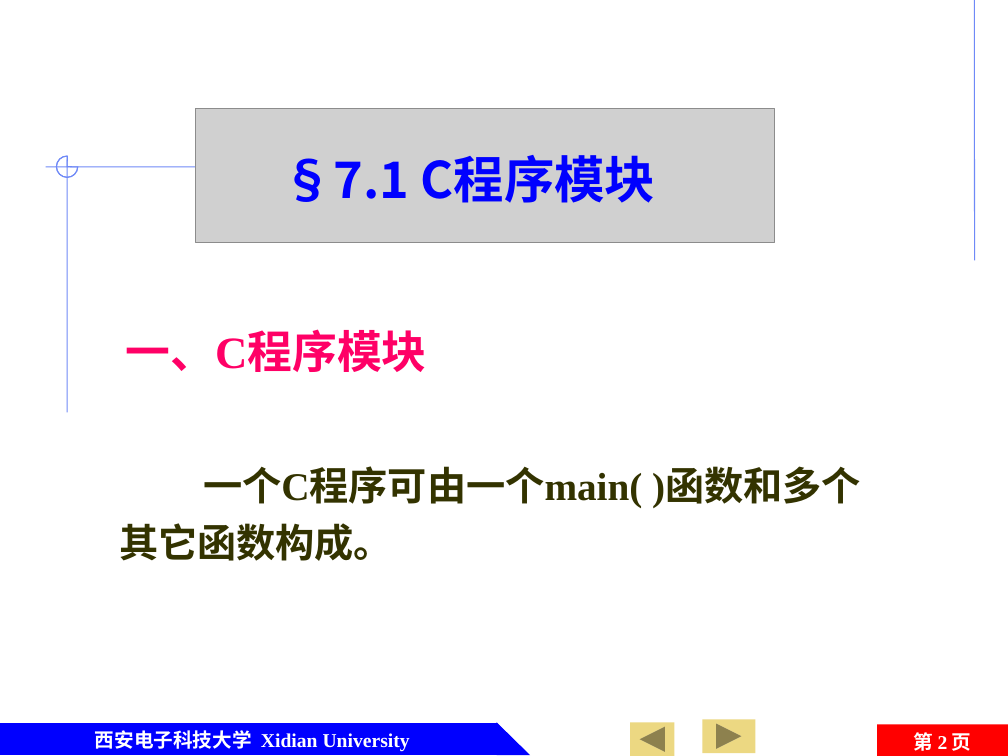
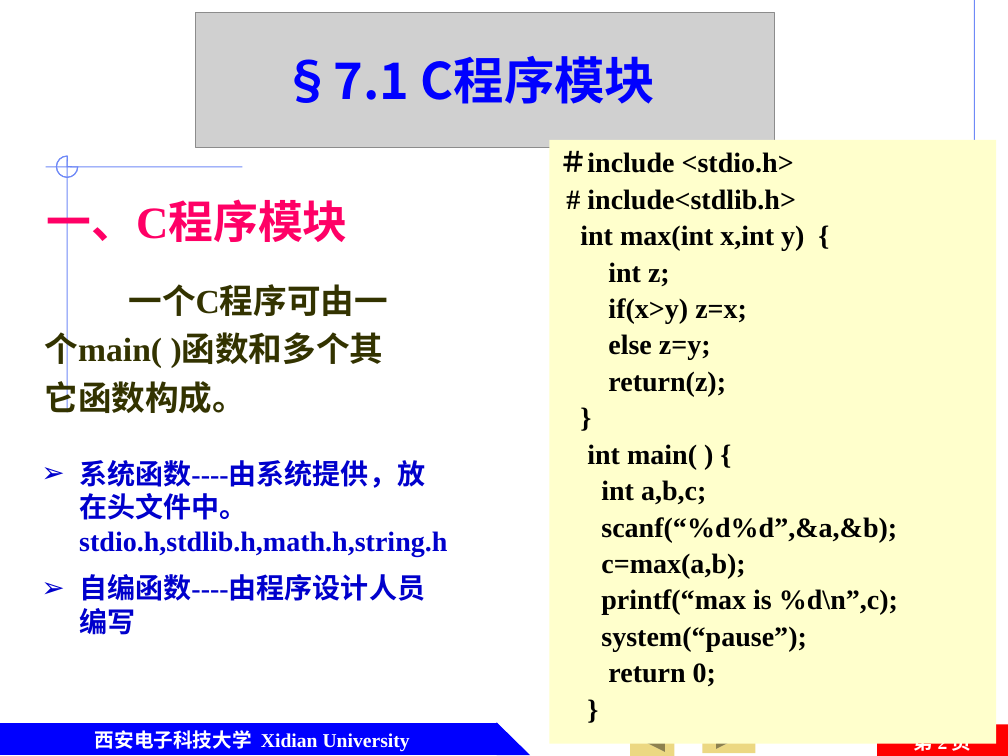
Before and after one commit to jtrfid/C-Repositories, a slide deck: slide 2 of 2016/C语言/课件/第7章 函数及变量存储类型.pptx. Drawn at 1008x756 pixels with LibreOffice and Linux fonts; fonts in the diff are those of the drawing; grey boxes stand for pictures; background and template pictures are left out. Boxes give left, top, right and bottom in pixels: in the first picture for what was removed or moved away, otherwise in the second. Text is boxed around its words. In the diff, an @@ line names an element or a change of style, - is before the commit and + after.

```diff
--- a/2016/C语言/课件/第7章 函数及变量存储类型.pptx
+++ b/2016/C语言/课件/第7章 函数及变量存储类型.pptx
@@ picture: place and size @@
-picture at <box>196,108,774,243</box>
+picture at <box>196,13,774,148</box>
@@ text "§7.1 C程序模块": place and size @@
-text "§7.1 C程序模块" at <box>283,155,656,203</box>
+text "§7.1 C程序模块" at <box>283,56,656,104</box>
@@ rectangle added at <box>549,140,996,744</box>, fill #FFFFCC, 20 pt, text #000000, bold @@
+＃include <stdio.h>
+# include<stdlib.h>
+int max(int x,int y) {
+int z;
+if(x>y) z=x;
+else z=y;
+return(z);
+}
+int main( ) {
+int a,b,c;
+scanf(“%d%d”,&a,&b);
+c=max(a,b);
+printf(“max is %d\n”,c);
+system(“pause”);
+return 0;
+}
@@ text "一、C程序模块" rewrapped from <box>125,329,426,372</box> to <box>46,193,347,250</box> @@
@@ text "一个C程序可由一个main( )函数和多个其它函数构成。": place and size @@
-text "一个C程序可由一个main( )函数和多个其它函数构成。" at <box>119,466,861,561</box>
+text "一个C程序可由一个main( )函数和多个其它函数构成。" at <box>45,284,388,413</box>
@@ text "一个C程序可由一个main( )函数和多个其它函数构成。" at <box>45,284,388,413</box>: size 28 to 24 pt; less space between paragraphs @@
@@ text added at <box>79,460,447,635</box>, 20 pt, text #0000CC, bold @@
+➢ 系统函数----由系统提供，放在头文件中。stdio.h,stdlib.h,math.h,string.h
+➢ 自编函数----由程序设计人员编写
@@ page number rewrapped from <box>877,725,1008,756</box> to <box>914,743,972,754</box> @@
```
Also in this commit, not shown: 7 other slides changed, 5 slides removed, 5 other files.
